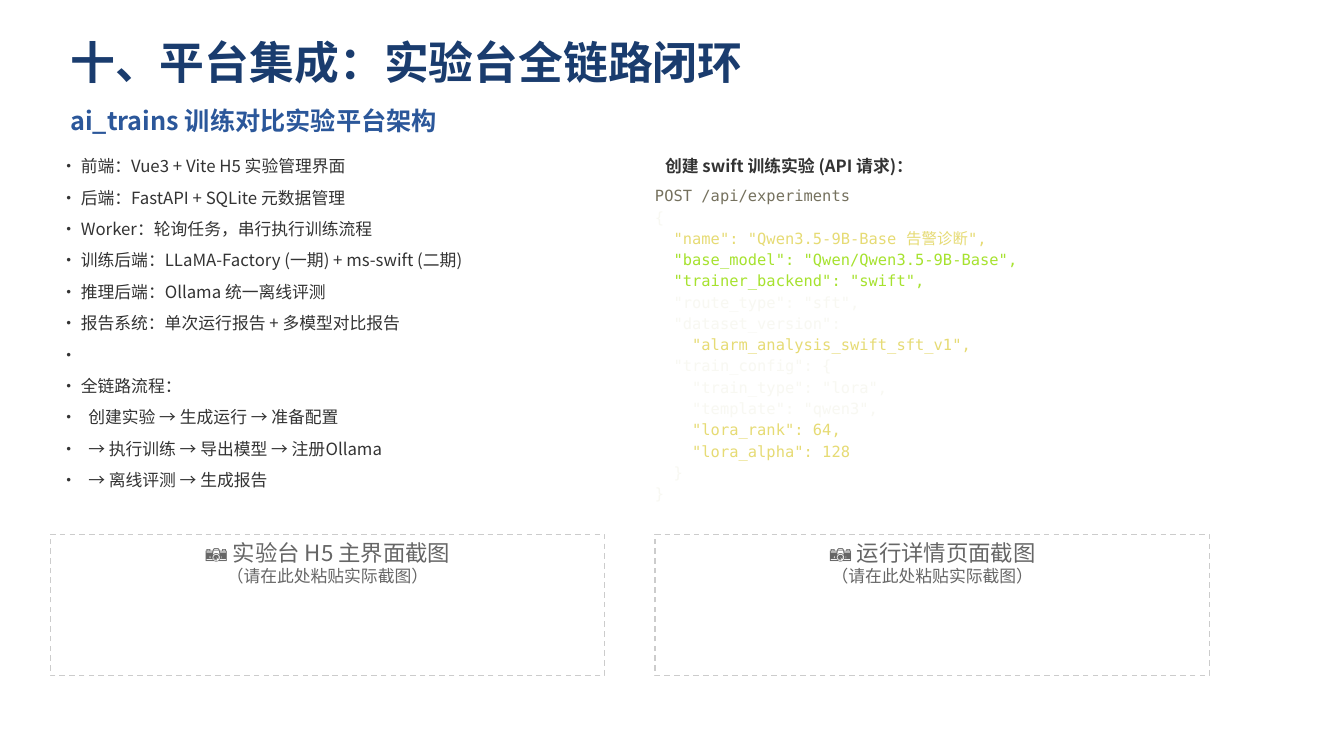
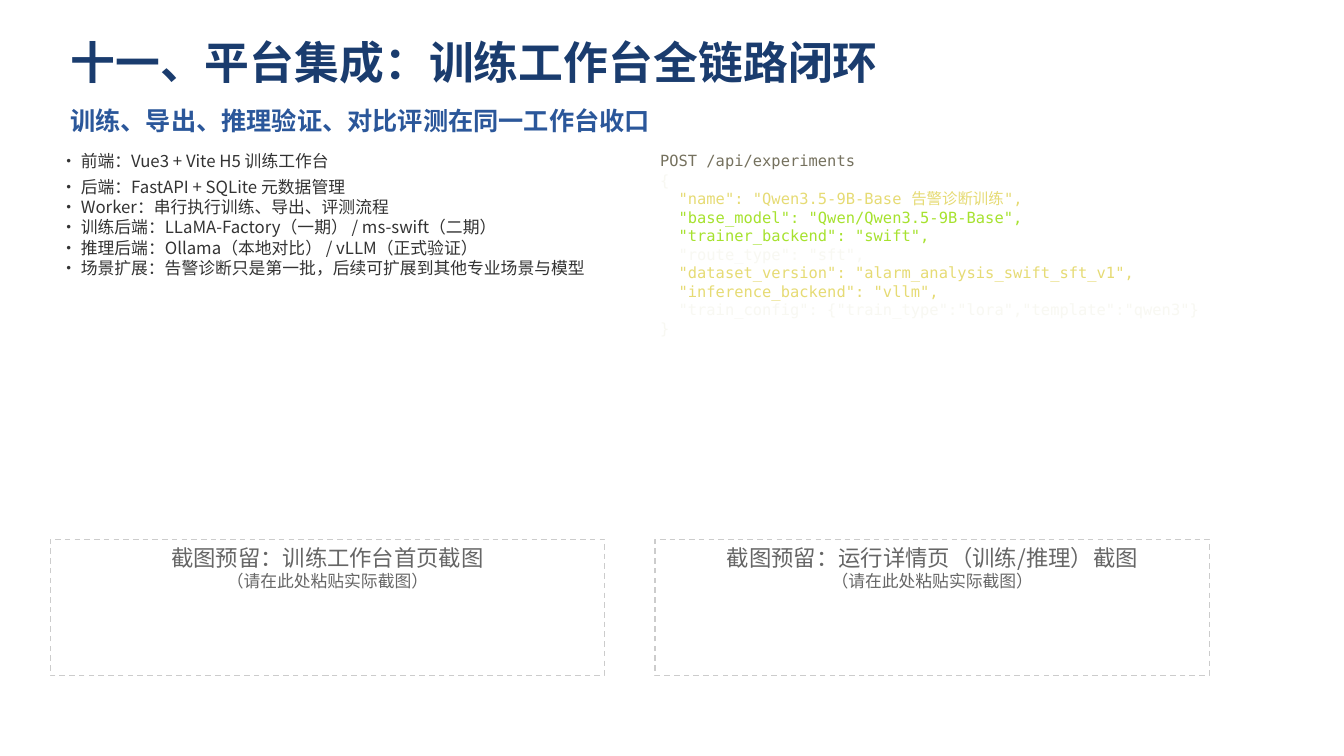
Before and after one commit to langdexuming/cccApp, a slide deck: slide 14 of resources/Qwen3.5-9B-Base动环告警诊断训练介绍.pptx. Drawn at 1344x756 pixels with LibreOffice and Linux fonts; fonts in the diff are those of the drawing. Boxes give left, top, right and bottom in pixels: in the first picture for what was removed or moved away, otherwise in the second. Text is boxed around its words. In the diff, an @@ line names an element or a change of style, - is before the commit and + after.

```diff
--- a/resources/Qwen3.5-9B-Base动环告警诊断训练介绍.pptx
+++ b/resources/Qwen3.5-9B-Base动环告警诊断训练介绍.pptx
@@ text at [70,40,877,84]: text changed @@
-十、平台集成：实验台全链路闭环
+十一、平台集成：训练工作台全链路闭环
@@ text at [70,108,650,133]: text changed @@
-ai_trains 训练对比实验平台架构
+训练、导出、推理验证、对比评测在同一工作台收口
@@ text at [660,154,1134,301]: paragraph removed @@
-}
@@ text "POST /api/experiments": place and size @@
-text "POST /api/experiments" at [655,189,1018,461]
+text "POST /api/experiments" at [660,154,1134,301]
@@ text at [81,153,329,169]: text changed @@
-• 前端：Vue3 + Vite H5 实验管理界面
+• 前端：Vue3 + Vite H5 训练工作台
@@ text at [81,179,345,196]: less space between paragraphs @@
@@ text removed at [665,157,913,175] @@
-创建 swift 训练实验 (API 请求)：
@@ text at [81,199,585,276]: text changed @@
-• Worker：轮询任务，串行执行训练流程
-• 训练后端：LLaMA-Factory (一期) + ms-swift (二期)
-• 推理后端：Ollama 统一离线评测
-• 报告系统：单次运行报告 + 多模型对比报告
-•
-• 全链路流程：
-• 创建实验 → 生成运行 → 准备配置
-• → 执行训练 → 导出模型 → 注册Ollama
-• → 离线评测 → 生成报告
+• Worker：串行执行训练、导出、评测流程
+• 训练后端：LLaMA-Factory（一期） / ms-swift（二期）
+• 推理后端：Ollama（本地对比） / vLLM（正式验证）
+• 场景扩展：告警诊断只是第一批，后续可扩展到其他专业场景与模型
@@ text at [679,191,1022,206]: text changed @@
-"name": "Qwen3.5-9B-Base 告警诊断",
+"name": "Qwen3.5-9B-Base 告警诊断训练",
@@ text at [679,211,1023,245]: less space between paragraphs @@
@@ text at [679,266,1134,301]: text changed; text colour #F8F8F2 to #E6DB74 @@
-"dataset_version":
-"alarm_analysis_swift_sft_v1",
-"train_config": {
-"train_type": "lora",
-"template": "qwen3",
-"lora_rank": 64,
-"lora_alpha": 128
+"dataset_version": "alarm_analysis_swift_sft_v1",
+"inference_backend": "vllm",
+"train_config": {"train_type":"lora","template":"qwen3"}
@@ rectangle "截图预留：训练工作台首页截图" at [50,539,605,676]: fill none to #F0F0F0 @@
@@ rectangle "截图预留：训练工作台首页截图": place and size @@
-rectangle "截图预留：训练工作台首页截图" at [50,534,605,676]
+rectangle "截图预留：训练工作台首页截图" at [50,539,605,676]
@@ rectangle "截图预留：运行详情页（训练/推理）截图": place and size @@
-rectangle "截图预留：运行详情页（训练/推理）截图" at [655,534,1210,676]
+rectangle "截图预留：运行详情页（训练/推理）截图" at [655,539,1210,676]
@@ rectangle "截图预留：运行详情页（训练/推理）截图" at [655,539,1210,676]: fill none to #F0F0F0 @@
@@ text in rectangle at [171,547,483,568]: text changed @@
-📷 实验台 H5 主界面截图
+截图预留：训练工作台首页截图
@@ text in rectangle at [727,547,1138,570]: text changed @@
-📷 运行详情页面截图
+截图预留：运行详情页（训练/推理）截图
```
Also in this commit, not shown: 11 other slides changed, 5 slides added, 5 slides removed, 19 other files.
